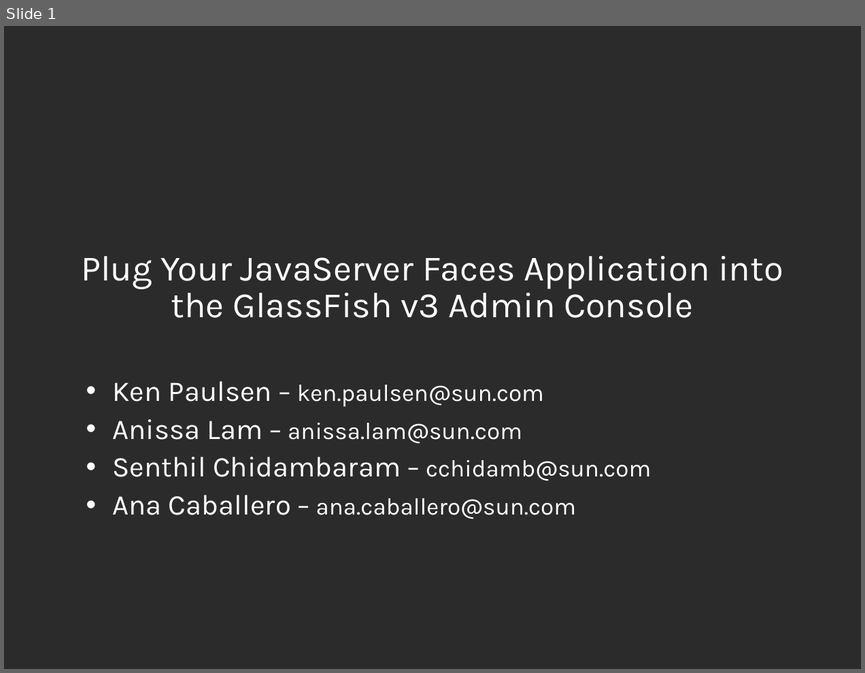
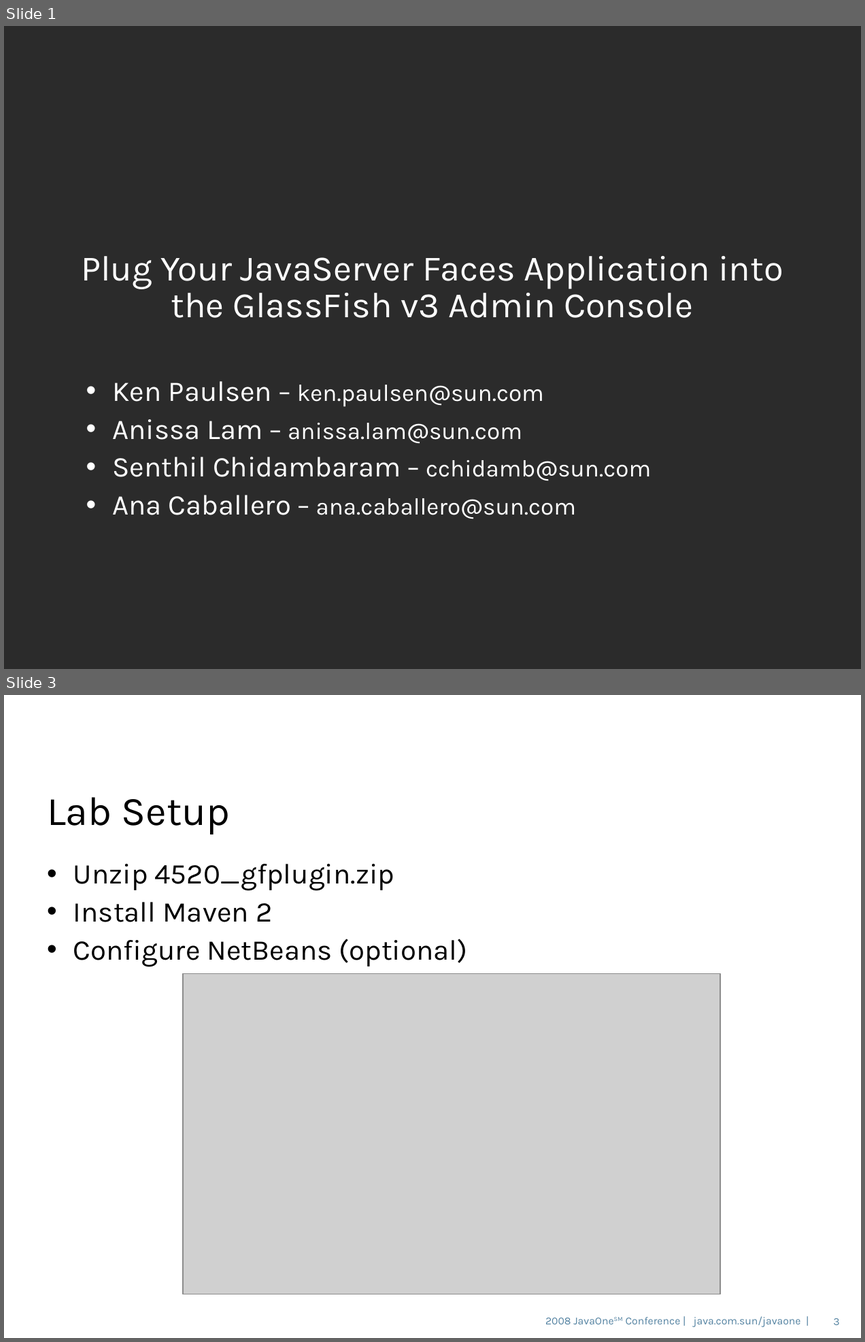
Before and after one commit to javaee/glassfish, a slide deck: v3/admingui/j1plugin/gfplugin/4520_gfplugin.odp. Shown one above the other, each under a label of ours: slide 1 before the commit, slides 1 and 3 after it; the slides between them are not shown. The pictures are 865x673 and 865x1342 pixels, drawn with LibreOffice and Linux fonts; fonts in the diff are those of the drawing; grey boxes stand for pictures; background and template pictures are left out; a plain dark background stands for a picture behind light text. Boxes give left, top, right and bottom in pixels: in the first picture for what was removed or moved away, otherwise in the second. Text is boxed around its words. In the diff, an @@ line names an element or a change of style, - is before the commit and + after.

Commit message:
* Fixed bullets, added install slide
svn path=/trunk/; revision=20057

```diff
--- a/v3/admingui/j1plugin/gfplugin/4520_gfplugin.odp
+++ b/v3/admingui/j1plugin/gfplugin/4520_gfplugin.odp
@@ slide 3 added at bbox=[4, 695, 861, 1338], background picture (left out) @@
@@ title added at bbox=[47, 797, 230, 834], 34 pt, text #000000 @@
+Lab Setup
@@ text added at bbox=[73, 864, 468, 967], 24 pt, text #000000 @@
+• Unzip 4520_gfplugin.zip
+• Install Maven 2
+• Configure NetBeans (optional)
@@ picture added at bbox=[183, 974, 720, 1294] @@
@@ text added at bbox=[545, 1316, 801, 1327], 9 pt, text #5382A1 @@
+2008 JavaOneSM Conference | java.com.sun/javaone |
@@ page number added at bbox=[833, 1318, 839, 1325], 9 pt, text #5483A1 @@
+3
```
Also in this commit, not shown: 6 slides changed, 1 other slide added.
